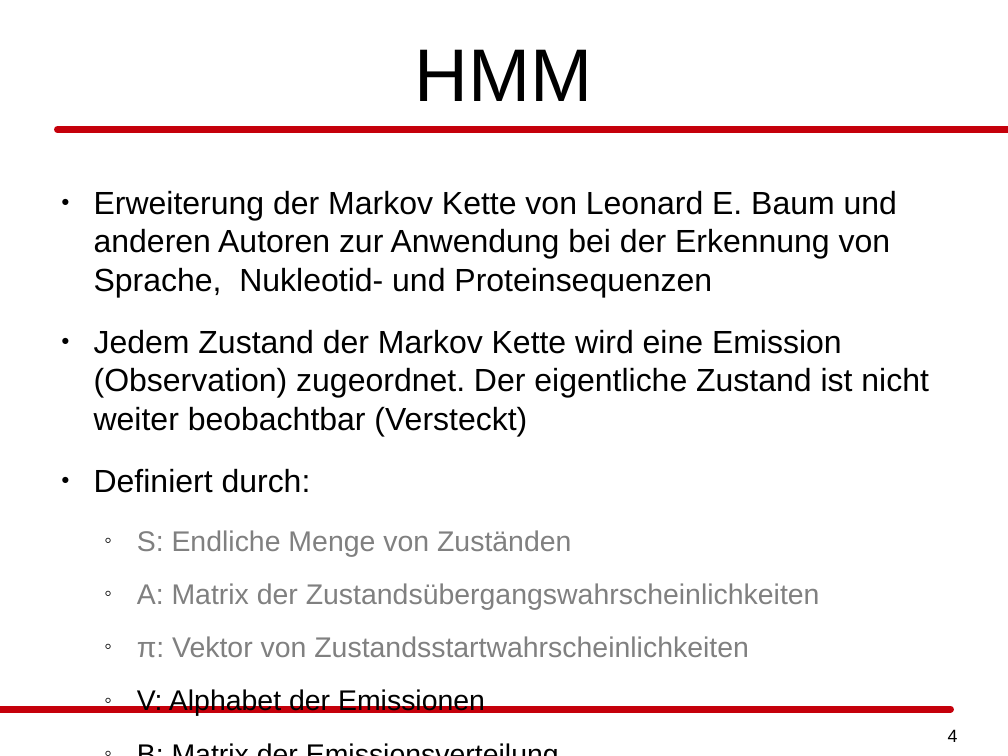
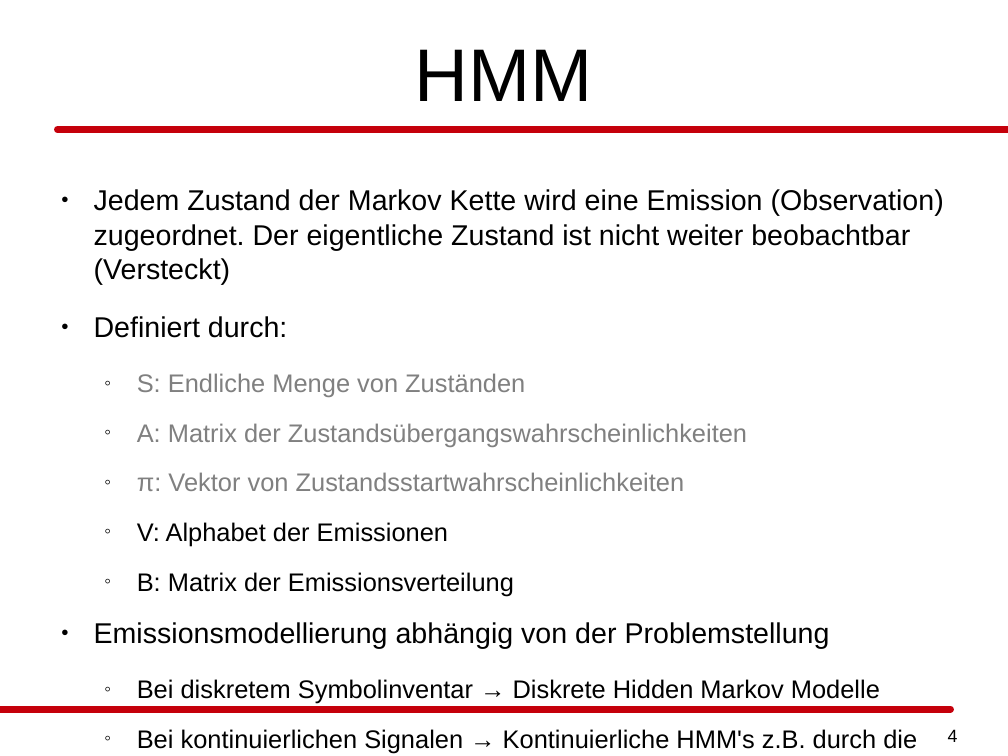
Before and after one commit to daandres/ml_soundwave_doppler_effect, a slide deck: slide 4 of praesentation/hmm/praesentation_ml_hmm_pasler_rieder.odp. Drawn at 1008x756 pixels with LibreOffice and Linux fonts; fonts in the diff are those of the drawing. Boxes give left, top, right and bottom in pixels: in the first picture for what was removed or moved away, otherwise in the second. Text is boxed around its words. In the diff, an @@ line names an element or a change of style, - is before the commit and + after.

```diff
--- a/praesentation/hmm/praesentation_ml_hmm_pasler_rieder.odp
+++ b/praesentation/hmm/praesentation_ml_hmm_pasler_rieder.odp
@@ text at [94, 190, 897, 297]: paragraph removed @@
-● Erweiterung der Markov Kette von Leonard E. Baum und anderen Autoren zur Anwendung bei der Erkennung von Sprache, Nukleotid- und Proteinsequenzen
@@ text at [94, 189, 944, 596]: size 25.2 to 22.5 pt in "Jedem Zustand der Markov Kette wird eine ...", "Definiert durch:"; size 22.4 to 20 pt in "S: Endliche Menge von Zuständen", "A: Matrix der Zustandsübergangswahrscheinlichkeiten", "π: Vektor von Zustandsstartwahrscheinlichkeiten", "V: Alphabet der Emissionen" and 1 more places @@
@@ text at [94, 622, 917, 753]: paragraphs added @@
+● Emissionsmodellierung abhängig von der Problemstellung
+  ◦ Bei diskretem Symbolinventar → Diskrete Hidden Markov Modelle
+  ◦ Bei kontinuierlichen Signalen → Kontinuierliche HMM's z.B. durch die Verwendung von Mischverteilungen auf der Basis von Gauß-Dichten (GMM)
```
Also in this commit, not shown: 1 other slide changed.
